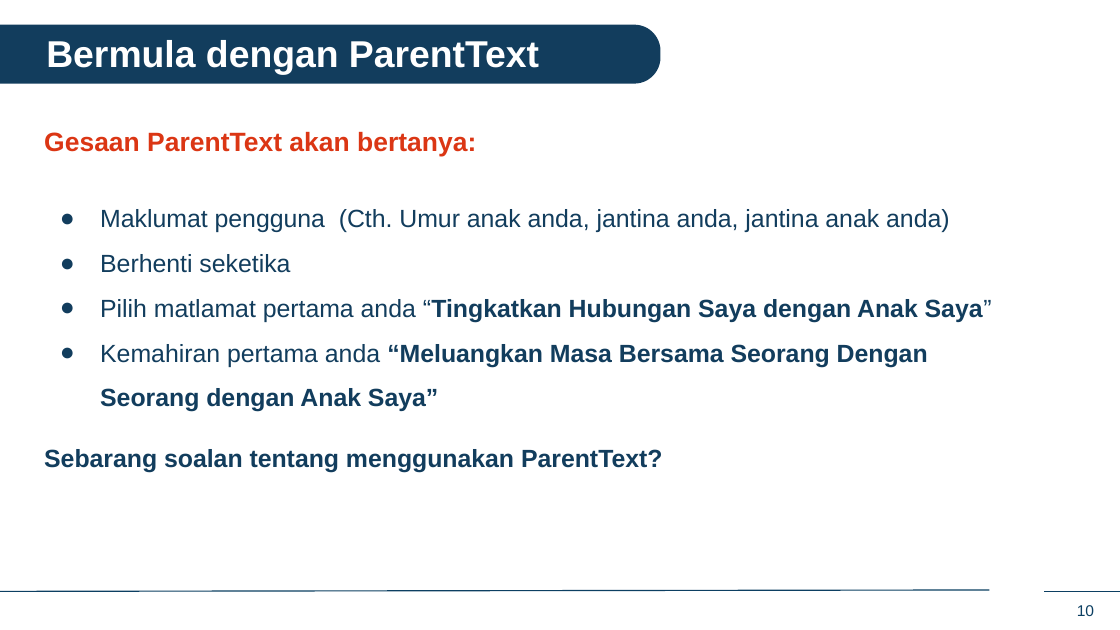
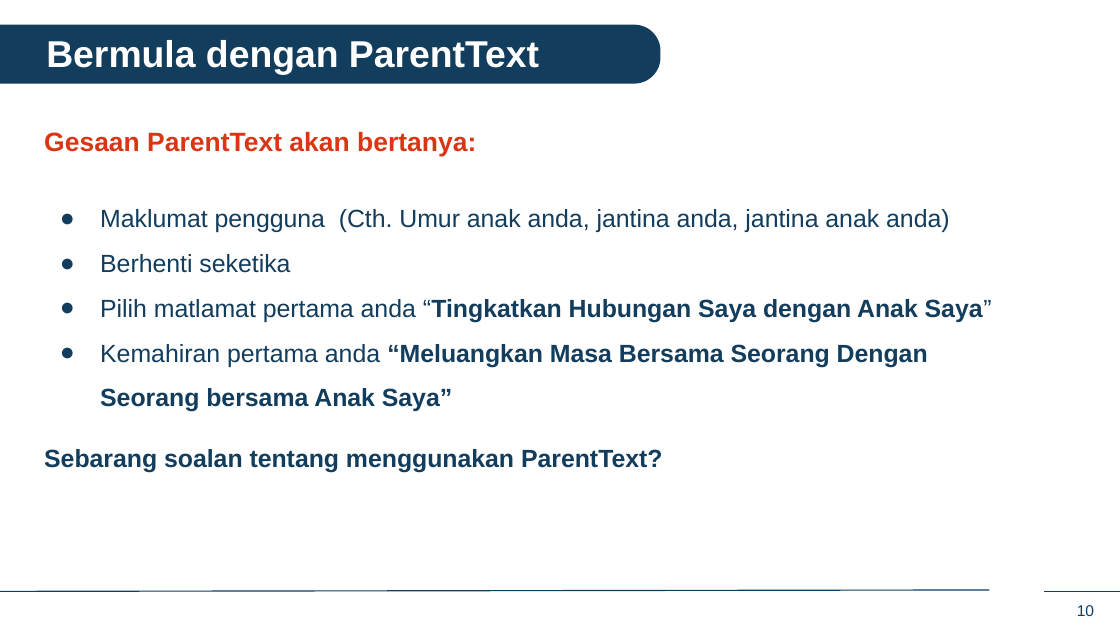
Before and after one commit to IDEMSInternational/plh-digital-content, a slide deck: slide 10 of translations/facilitator_app_malaysia/ms/ms_in_person_sessions.pptx. Drawn at 1120x630 pixels with LibreOffice and Linux fonts; fonts in the diff are those of the drawing; background and template pictures are left out. Boxes give left, top, right and bottom in pixels: in the first picture for what was removed or moved away, otherwise in the second. Text is boxed around its words. In the diff, an @@ line names an element or a change of style, - is before the commit and + after.

```diff
--- a/translations/facilitator_app_malaysia/ms/ms_in_person_sessions.pptx
+++ b/translations/facilitator_app_malaysia/ms/ms_in_person_sessions.pptx
@@ text at (100, 344, 928, 412): text changed @@
-● Kemahiran pertama anda “Meluangkan Masa Bersama Seorang Dengan Seorang dengan Anak Saya”
+● Kemahiran pertama anda “Meluangkan Masa Bersama Seorang Dengan Seorang bersama Anak Saya”
```
Also in this commit, not shown: 10 other slides changed.
